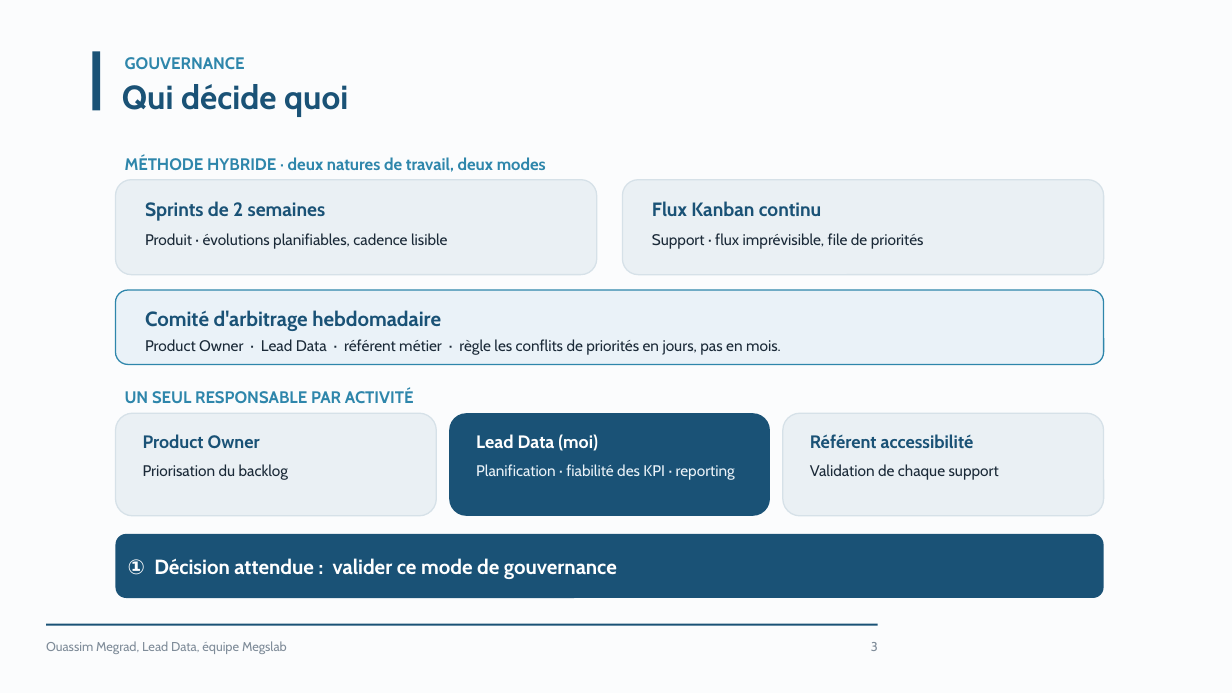
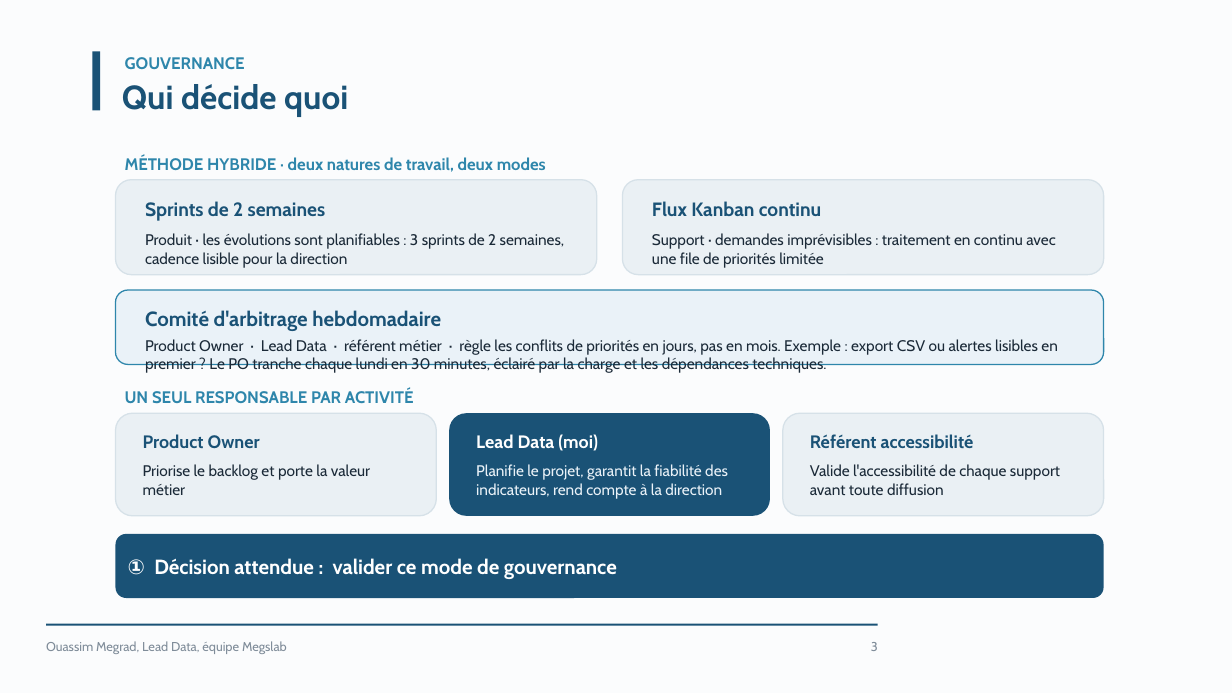
Before and after one commit to ouassim16wass/bloc_e4, a slide deck: slide 3 of livrables/support_reporting_direction.pptx. Drawn at 1232x693 pixels with LibreOffice and Linux fonts; fonts in the diff are those of the drawing. Boxes give left, top, right and bottom in pixels: in the first picture for what was removed or moved away, otherwise in the second. Text is boxed around its words. In the diff, an @@ line names an element or a change of style, - is before the commit and + after.

```diff
--- a/livrables/support_reporting_direction.pptx
+++ b/livrables/support_reporting_direction.pptx
@@ text at box(145, 233, 565, 268): text changed @@
-Produit · évolutions planifiables, cadence lisible
+Produit · les évolutions sont planifiables : 3 sprints de 2 semaines, cadence lisible pour la direction
@@ text at box(652, 233, 1055, 268): text changed @@
-Support · flux imprévisible, file de priorités
+Support · demandes imprévisibles : traitement en continu avec une file de priorités limitée
@@ text at box(145, 339, 1057, 373): text changed @@
-Product Owner · Lead Data · référent métier · règle les conflits de priorités en jours, pas en mois.
+Product Owner · Lead Data · référent métier · règle les conflits de priorités en jours, pas en mois. Exemple : export CSV ou alertes lisibles en premier ? Le PO tranche chaque lundi en 30 minutes, éclairé par la charge et les dépendances techniques.
@@ text at box(143, 464, 370, 495): text changed @@
-Priorisation du backlog
+Priorise le backlog et porte la valeur métier
@@ text at box(476, 464, 728, 499): text changed @@
-Planification · fiabilité des KPI · reporting
+Planifie le projet, garantit la fiabilité des indicateurs, rend compte à la direction
@@ text at box(810, 464, 1060, 495): text changed @@
-Validation de chaque support
+Valide l'accessibilité de chaque support avant toute diffusion
```
Also in this commit, not shown: 7 other slides changed, 1 slide added, 1 other file.
